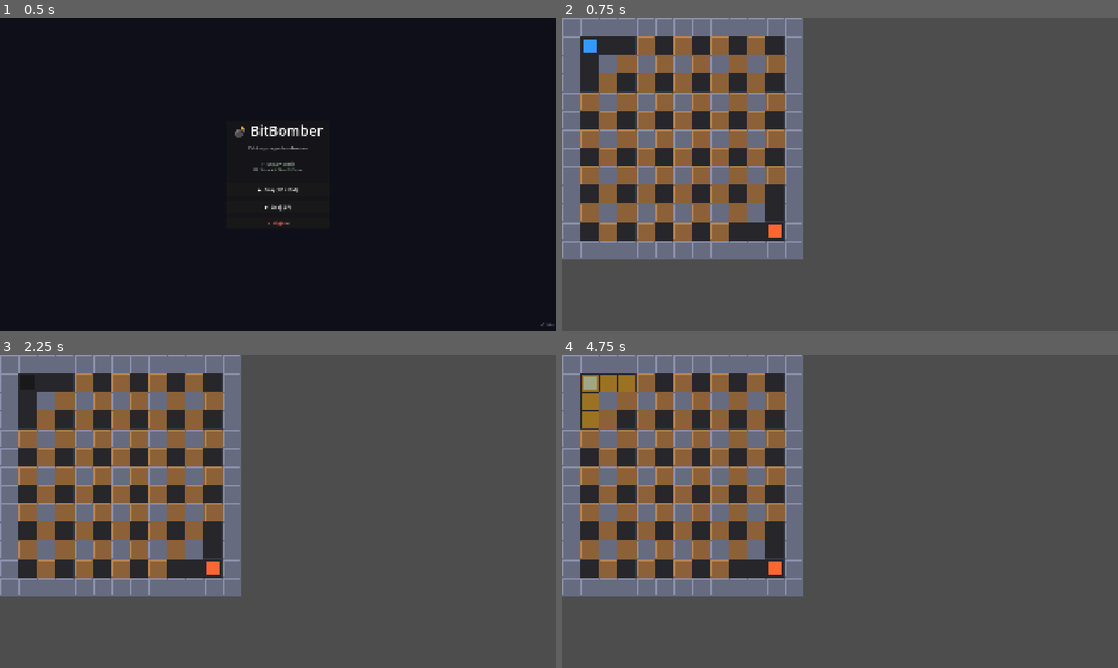
Above: before the commit, frames 1-4 (two rows, left to right).
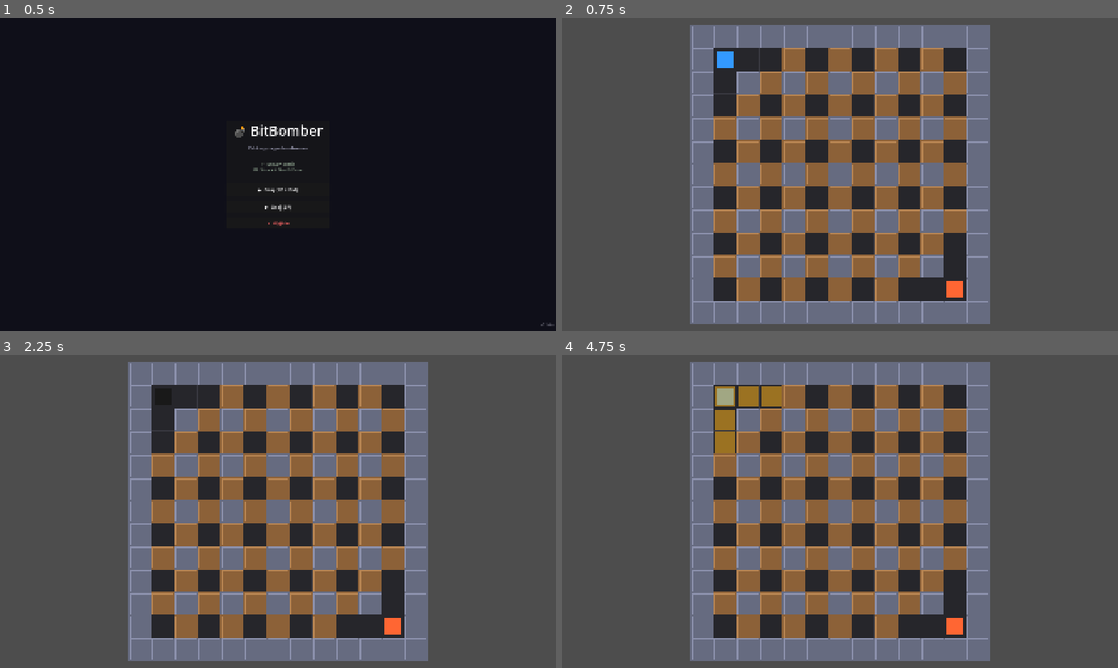
Above: after the commit, the same moments.

Repository: DaVideX12324/BitBomber
Game: Godot game, scene res://scenes/menus/main_menu.tscn
The game is run twice, just before and just after one commit, with the same random seed, the same clock (stepped at 60 frames per second) and the same inputs.
Inputs:
- Up to frame 1 (0.5 s): no input
- Up to frame 2 (0.75 s): click "▶ Graj (1P + Bot)" at 0.5 s
- Up to frame 3 (2.25 s): tap Enter at 1.25 s; tap Space at 2 s
- Up to frame 4 (4.75 s): tap Enter at 2.75, 4.25 s; tap Space at 3.5 s

Frame 1 is identical in both runs. In frame 2, 65% of the frame differs, in the area x 0-77%, y 0-98%; in frame 3, 65%; in frame 4, 65%.

Commit message:
fix: Camera2D centruje arenę w oknie niezależnie od jego rozmiaru

Diff:
--- a/scripts/arena.gd
+++ b/scripts/arena.gd
@@ -10,29 +10,68 @@
 const COLOR_GRID_LINE    = Color(0.22, 0.22, 0.25, 1.0)
 const COLOR_SOLID        = Color(0.40, 0.42, 0.50, 1.0)
 const COLOR_SOLID_HL     = Color(0.55, 0.57, 0.68, 1.0)
-const COLOR_BREAKABLE    = Color(0.55, 0.38, 0.22, 1.0)  # brązowy
+const COLOR_BREAKABLE    = Color(0.55, 0.38, 0.22, 1.0)
 const COLOR_BREAKABLE_HL = Color(0.72, 0.52, 0.32, 1.0)
 
-## Niezniszczalne komórki
-var solid_cells: Dictionary = {}      # Vector2i -> true
-## Zniszczalne komórki
-var breakable_cells: Dictionary = {}  # Vector2i -> Node (StaticBody2D)
-
-## Bezpieczna strefa wokół spawnow graczów (nie stawiamy tu skrzynek)
+var solid_cells: Dictionary = {}
+var breakable_cells: Dictionary = {}
+
 const SAFE_SPAWN_RADIUS : int = 2
 const SPAWN_P1 := Vector2i(1, 1)
 const SPAWN_P2 := Vector2i(11, 11)
 
-@onready var players_root : Node2D = $Players
+@onready var players_root : Node2D  = $Players
 @onready var p1_spawn     : Marker2D = $P1Spawn
 @onready var p2_spawn     : Marker2D = $P2Spawn
 
 
 func _ready() -> void:
+	_setup_camera()
 	_build_map()
 	_spawn_players()
 	RoundManager.start_round()
 	RoundManager.last_chance_resolved.connect(_on_last_chance_resolved)
+
+
+# ---------------------------------------------------------------------------
+# Kamera — zawsze wyśrodkowana na mapie
+# ---------------------------------------------------------------------------
+
+func _setup_camera() -> void:
+	var map_pixel_size := Vector2(COLS * GRID_SIZE, ROWS * GRID_SIZE)  # 832 x 832
+	var map_center     := map_pixel_size * 0.5                         # 416, 416
+
+	var cam := Camera2D.new()
+	cam.position = map_center
+	cam.zoom     = _calc_zoom(map_pixel_size)
+	# Wyłączamy limit scrollowania żeby kamera nie uciekała
+	cam.limit_left   = 0
+	cam.limit_top    = 0
+	cam.limit_right  = int(map_pixel_size.x)
+	cam.limit_bottom = int(map_pixel_size.y)
+	cam.position_smoothing_enabled = false
+	add_child(cam)
+	cam.make_current()
+
+	# Odśwież zoom przy zmianie rozmiaru okna
+	get_tree().root.size_changed.connect(_on_window_resized.bind(cam, map_pixel_size, map_center))
+
+
+func _calc_zoom(map_size: Vector2) -> Vector2:
+	# Dostępna przestrzeń — odejmij pasek HUD (48 px) z góry
+	var viewport := get_viewport().get_visible_rect().size
+	var available := Vector2(viewport.x, viewport.y - 48)
+	if available.x <= 0 or available.y <= 0:
+		return Vector2.ONE
+	var scale_x := available.x / map_size.x
+	var scale_y := available.y / map_size.y
+	var s       := minf(scale_x, scale_y)  # zachowaj proporcje
+	return Vector2(s, s)
+
+
+func _on_window_resized(cam: Camera2D, map_size: Vector2, center: Vector2) -> void:
+	cam.zoom     = _calc_zoom(map_size)
+	cam.position = center
 
 
 # ---------------------------------------------------------------------------
@@ -60,29 +99,18 @@
 				_spawn_floor_tile(map_node, px)
 
 
-## Niezniszczalne: obramowanie + parzyste-parzyste wnętrze
 func _is_solid(cell: Vector2i) -> bool:
 	if cell.x == 0 or cell.x == COLS - 1: return true
 	if cell.y == 0 or cell.y == ROWS - 1: return true
 	return cell.x % 2 == 0 and cell.y % 2 == 0
 
 
-## Zniszczalne: wolne komórki które nie są w bezpiecznej strefie spawnow
-## ORAZ mają niezniszczalne bloki z góry/dołu lub z lewej/prawej.
 func _should_be_breakable(cell: Vector2i) -> bool:
 	if _is_solid(cell): return false
-
-	# Zostaw wolną strefę wokół P1 i P2
 	if _near_spawn(cell, SPAWN_P1): return false
 	if _near_spawn(cell, SPAWN_P2): return false
-
-	# Sprawdzenie sąsiadów w poziomie (po lewej i po prawej)
 	var solid_horizontal = _is_solid(cell + Vector2i(-1, 0)) and _is_solid(cell + Vector2i(1, 0))
-
-	# Sprawdzenie sąsiadów w pionie (z góry i z dołu)
-	var solid_vertical = _is_solid(cell + Vector2i(0, -1)) and _is_solid(cell + Vector2i(0, 1))
-
-	# Zwróć true, tylko jeśli blok jest zablokowany niezniszczalnymi ścianami w poziomie LUB w pionie
+	var solid_vertical   = _is_solid(cell + Vector2i(0, -1)) and _is_solid(cell + Vector2i(0, 1))
 	return solid_horizontal or solid_vertical
 
 
@@ -196,7 +224,6 @@
 func is_breakable(cell: Vector2i) -> bool:
 	return breakable_cells.has(cell)
 
-## Niszczy blok i usuwa go z mapy. Zwraca true jeśli był zniszczalny.
 func break_cell(cell: Vector2i) -> bool:
 	if not breakable_cells.has(cell):
 		return false
